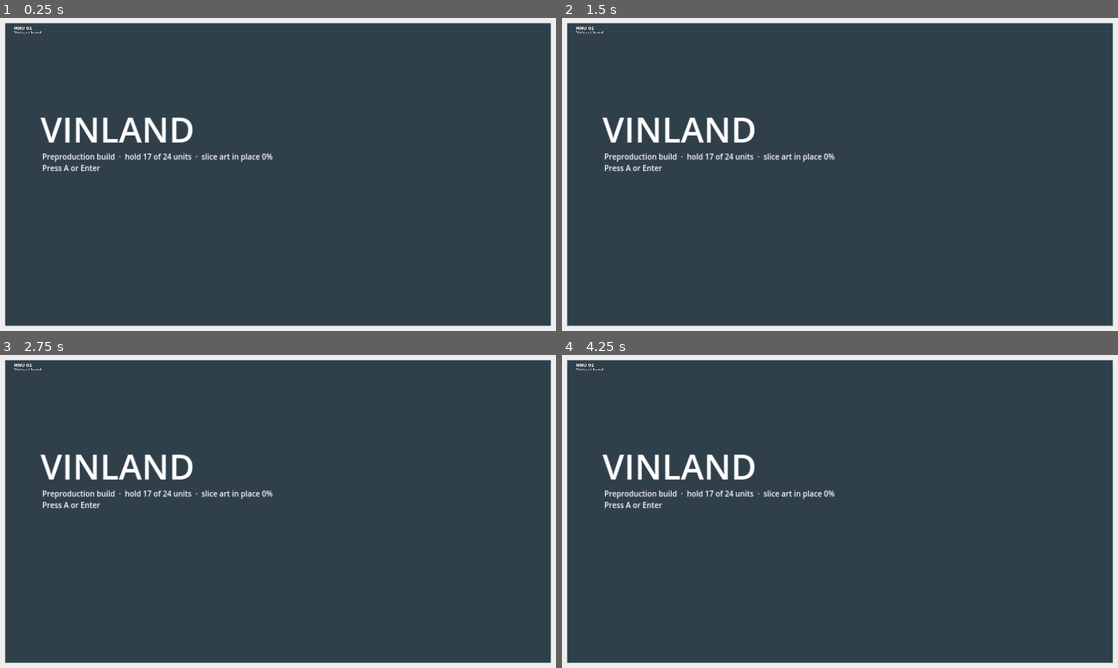
Above: before the commit, frames 1-4 (two rows, left to right).
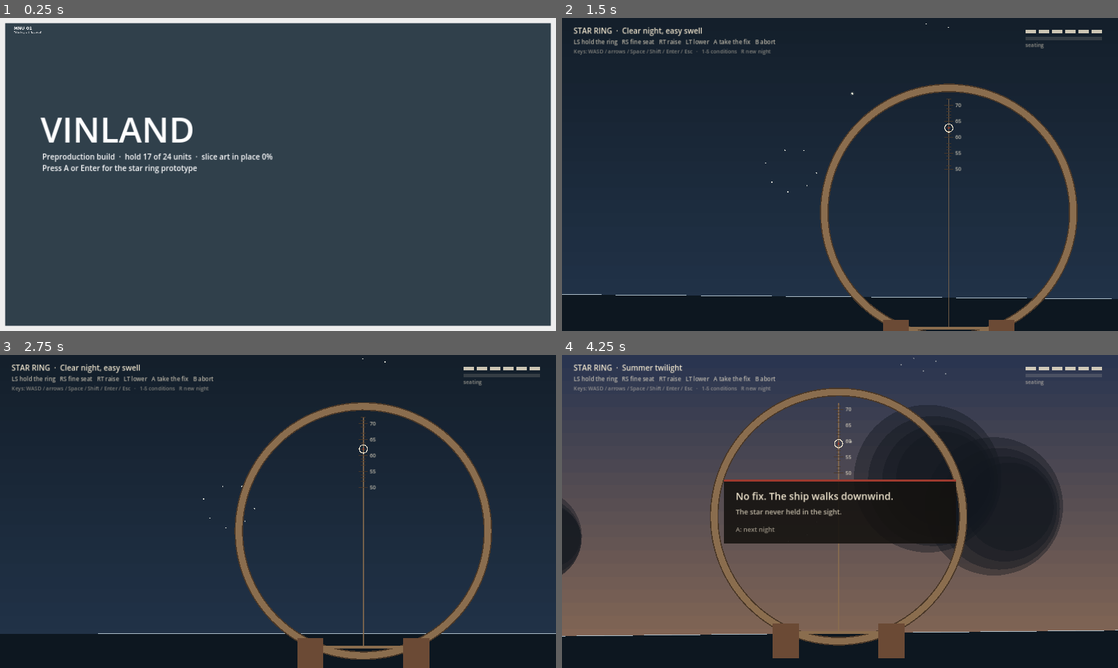
Above: after the commit, the same moments.

Repository: nickdoneysr/Vinland
Game: Godot game, scene res://scenes/boot.tscn
Same seed, same stepped clock (60 frames per second), same inputs: the game is played once before the commit and once after it.
Inputs (mouse positions are in pixels of both pictures, inside the frame that each line leads up to):
- Up to frame 1 (0.25 s): no input
- Up to frame 2 (1.5 s): tap A (ls_left) at 0.5, 1.25 s; move the mouse to (962, 158) at 0.52 s; hold D (ls_right) 0.53-1.28 s; hold Enter (commit) 0.53-1.28 s; click (962, 158) at 0.67 s; tap Shift (lt) at 0.8, 1.35 s; move the mouse to (728, 190) at 1.27 s; hold S (ls_down) from 1.28 s (still down)
- Up to frame 3 (2.75 s): tap Space (rt) at 1.55 s; tap A (ls_left) at 2 s; move the mouse to (333, 442) at 2.02 s; release S (ls_down) at 2.03 s; hold D (ls_right) from 2.03 s (still down); hold Space (rt) from 2.03 s (still down); tap 1 at 2.3 s
- Up to frame 4 (4.25 s): tap A (ls_left) at 2.75, 3.5 s; move the mouse to (812, 574) at 2.77 s; release D (ls_right) at 2.78 s; release Space (rt) at 2.78 s; hold W (ls_up) 2.78-3.53 s; tap 1 at 2.85 s; click (812, 574) at 2.92 s; tap 2 at 3.05, 3.6 s; move the mouse to (1006, 558) at 3.52 s; hold A (ls_left) from 3.53 s (still down); tap 3 at 3.8 s; tap Escape (drop) at 4.15 s

The runs differ from the first frame. In frame 1, 0.2% of the frame differs, in the area x 18-36%, y 46-50%; in frame 2, 55%; in frame 3, 55%; in frame 4, 73%, in the area x 0-100%, y 0-100%.

Commit message:
Star ring prototype (F03): fix rules, procedural scene, haptics with visual twin, run log, bot tests, Windows and Web export presets
Co-Authored-By: Claude Opus 5.5 <noreply@anthropic.com>
Claude-Session: https://claude.ai/code/session_018inbrQHz2eFfbj9ny1keZA

Diff:
--- a/data/knobs.json
+++ b/data/knobs.json
@@ -4,7 +4,7 @@
  "plan_date": "2026-10-09",
  "production_start": "2026-11-02",
  "target_platform": "PC, gamepad-first",
- "engine_assumption": "Godot 4 or Unity",
+ "engine_assumption": "Godot 4.3, 2D painted",
  "build_scope": "Single-player, 6 to 8 hours",
  "currency": "USD",
  "preproduction": 8,
--- /dev/null
+++ b/scenes/star_ring.tscn
@@ -0,0 +1,6 @@
+[gd_scene load_steps=2 format=3]
+
+[ext_resource type="Script" path="res://scripts/minigames/star_ring.gd" id="1"]
+
+[node name="StarRing" type="Node2D"]
+script = ExtResource("1")
--- a/scripts/boot.gd
+++ b/scripts/boot.gd
@@ -17,11 +17,15 @@
 	var info := Label.new()
 	info.add_theme_font_size_override("font_size", 26)
 	info.position = Vector2(146, 460)
-	info.text = "Preproduction build  ·  hold %s of %s units  ·  slice art in place %d%%\nPress A or Enter" % [
+	info.text = "Preproduction build  ·  hold %s of %s units  ·  slice art in place %d%%\nPress A or Enter for the star ring prototype" % [
 		Game.hold_load(), Game.hold_capacity(), int(Art.coverage("Vertical slice") * 100)]
 	add_child(info)
 	if "--smoke" in OS.get_cmdline_user_args():
 		_smoke()
+
+func _unhandled_input(e: InputEvent) -> void:
+	if e.is_action_pressed("commit"):
+		get_tree().change_scene_to_file("res://scenes/star_ring.tscn")
 
 func _smoke() -> void:
 	var ok := true
--- /dev/null
+++ b/scripts/minigames/star_ring.gd
@@ -0,0 +1,292 @@
+extends Node2D
+## MG1 Star ring (Backlog F03, F38). Gamepad grammar:
+##   LS hold the ring against the ship's motion   RS fine-seat the Pole Star
+##   RT raise the sight   LT lower the sight   A take the fix   B abort (partial at best)
+## Debug keys: 1 clear, 2 clouded, 3 twilight, 4 fog, 5 storm swell, R new night.
+## Draws procedurally until real art (SKY-07, NAV-01 ...) is saved at its listed path.
+
+signal finished(result: Dictionary)
+
+const K := 11.0                       # screen pixels per degree of altitude
+const HORIZON_Y := 960.0
+const CENTER := Vector2(960, 540)
+const RING_R := 430.0
+const BAR_OFFSET := 400.0             # bar sits this far below the ring centre
+const WATCH_SECONDS := 75.0
+
+const PRESETS := {
+	"clear":    {"sea": 0.25, "cloud": 0.0,  "fog": false, "twilight": false, "label": "Clear night, easy swell"},
+	"clouded":  {"sea": 0.35, "cloud": 0.75, "fog": false, "twilight": false, "label": "Clouded night"},
+	"twilight": {"sea": 0.30, "cloud": 0.2,  "fog": false, "twilight": true,  "label": "Summer twilight"},
+	"fog":      {"sea": 0.30, "cloud": 0.3,  "fog": true,  "twilight": false, "label": "Fog, false horizon"},
+	"storm":    {"sea": 0.9,  "cloud": 0.45, "fog": false, "twilight": false, "label": "Heavy swell"},
+}
+
+var cond: Dictionary = PRESETS["clear"]
+var preset_name := "clear"
+var rule := RingFix.new()
+var t := 0.0
+var watch_left := WATCH_SECONDS
+var ring_base := Vector2(960, HORIZON_Y - BAR_OFFSET)
+var ring := ring_base
+var reading := 55.0
+var false_offset := 0.0
+var clouds: Array = []
+var guide: Array = []
+var quality := 0.0
+var outcome: Dictionary = {}
+var _noise := FastNoiseLite.new()
+var _pulse_cd := 0.0
+var _rng := RandomNumberGenerator.new()
+var _font: Font
+var autopilot := false          # test bot: steers like a skilled player (tests only)
+var autopilot_level_bias := 0.0  # degrees the bot mislevels by, to test grading
+
+func _ready() -> void:
+	_font = ThemeDB.fallback_font
+	_noise.noise_type = FastNoiseLite.TYPE_SIMPLEX_SMOOTH
+	_noise.frequency = 0.35
+	new_night(preset_name)
+
+func new_night(name: String) -> void:
+	preset_name = name
+	cond = PRESETS[name]
+	_rng.randomize()
+	_noise.seed = _rng.randi()
+	rule.reset(_rng.randf_range(58.5, 64.5))
+	t = 0.0
+	watch_left = WATCH_SECONDS
+	ring_base = Vector2(960 + _rng.randf_range(-120, 120), HORIZON_Y - BAR_OFFSET + _rng.randf_range(-60, 60))
+	reading = _rng.randf_range(54.0, 68.0)
+	false_offset = (_rng.randf_range(1.5, 3.0) * (1 if _rng.randf() < 0.5 else -1)) if cond.fog else 0.0
+	outcome = {}
+	clouds.clear()
+	var n := int(cond.cloud * 16)
+	for i in n:
+		clouds.append({"p": Vector2(_rng.randf_range(-300, 2200), _rng.randf_range(-100, 760)),
+			"r": _rng.randf_range(110, 260), "v": _rng.randf_range(18, 45)})
+	guide.clear()
+	# Guide marks around the Pole Star (deg offsets): the Plough's pointers and Cassiopeia.
+	for o in [Vector2(-11, 25), Vector2(-14, 29), Vector2(-20, 31), Vector2(-25, 28), Vector2(-27, 22), Vector2(-21, 18), Vector2(-15, 18),
+			Vector2(16, -24), Vector2(20, -26), Vector2(23, -22), Vector2(27, -25), Vector2(30, -21)]:
+		guide.append(o)
+
+# ---------------------------------------------------------------- motion
+func pitch_deg() -> float:
+	return (_noise.get_noise_1d(t * 0.6) * 1.6 + sin(t * 0.9) * 0.6) * cond.sea
+
+func roll_rad() -> float:
+	return deg_to_rad((_noise.get_noise_1d(t * 0.5 + 200.0) * 5.0 + sin(t * 0.7) * 2.0) * cond.sea)
+
+## World (horizon frame) to screen: the ship rolls and pitches the whole sky.
+func to_screen(p: Vector2) -> Vector2:
+	var q := (p - CENTER).rotated(roll_rad()) + CENTER
+	return q + Vector2(0, pitch_deg() * K)
+
+func horizon_y_at(x: float) -> float:
+	var a := to_screen(Vector2(x, HORIZON_Y))
+	var b := to_screen(Vector2(x + 1, HORIZON_Y))
+	# y on the rotated horizon line at screen x
+	var slope := (b.y - a.y) / maxf(0.0001, b.x - a.x)
+	return a.y + slope * (x - a.x)
+
+func star_world() -> Vector2:
+	return Vector2(960 + 40, HORIZON_Y - rule.true_lat * K)
+
+func sway() -> Vector2:
+	var s: float = (5.4 * cond.sea + 0.5) * K   # hand and ship motion, in degrees of sky
+	return Vector2(_noise.get_noise_1d(t * 1.3 + 50.0), _noise.get_noise_1d(t * 1.1 + 90.0)) * s
+
+# ---------------------------------------------------------------- loop
+func _process(delta: float) -> void:
+	t += delta
+	for c in clouds:
+		c.p.x += c.v * delta
+		if c.p.x - c.r > 2200:
+			c.p.x = -300 - c.r
+	if outcome.is_empty():
+		_play(delta)
+	queue_redraw()
+
+func _play(delta: float) -> void:
+	watch_left -= delta
+	var ls: Vector2 = Controls.left_stick()
+	var rs: Vector2 = Controls.right_stick()
+	var trig := Input.get_action_strength("rt") - Input.get_action_strength("lt")
+	if autopilot:
+		var bot := _bot_inputs()
+		ls = bot[0]; rs = bot[1]; trig = bot[2]
+	ring_base += ls * 520.0 * delta + Vector2(rs.x * 70.0, 0) * delta
+	ring_base = ring_base.clamp(Vector2(400, 300), Vector2(1520, 900))
+	ring = ring_base + sway()
+	reading += trig * 7.0 * delta
+	reading -= rs.y * 1.2 * delta
+	reading = clampf(reading, 50.0, 72.0)
+	var bar_y := ring.y + BAR_OFFSET
+	var sight := Vector2(ring.x, bar_y - reading * K)
+	var star := to_screen(star_world())
+	var visible := _star_visible(star)
+	var aim_err := sight.distance_to(star) / K
+	var level_err := (horizon_y_at(ring.x) - bar_y) / K
+	quality = rule.step(delta, reading, level_err, aim_err, visible)
+	_haptics(delta)
+	if Input.is_action_just_pressed("commit"):
+		_finish(rule.commit())
+	elif Input.is_action_just_pressed("drop"):
+		_finish(rule.abort())
+	elif watch_left <= 0.0:
+		_finish(rule.commit() if rule.seat_held >= RingFix.SEAT_TIME else rule.abort())
+
+## Test bot: levels the bar on the true horizon (plus a bias) and walks the sight onto the star,
+## with stick values limited to -1..1 like a real pad.
+func _bot_inputs() -> Array:
+	var star := to_screen(star_world())
+	var want_bar := horizon_y_at(ring.x) - autopilot_level_bias * K
+	var bar_y := ring.y + BAR_OFFSET
+	var ls := Vector2(clampf((star.x - ring.x) / 120.0, -1, 1), clampf((want_bar - bar_y) / 60.0, -1, 1))
+	var want_reading := (bar_y - star.y) / K
+	var d := want_reading - reading
+	var trig := clampf(d * 0.8, -1, 1)
+	var rs := Vector2(0, clampf(-d * 2.0, -1, 1)) if absf(d) < 0.6 else Vector2.ZERO
+	return [ls, rs, trig]
+
+func _star_visible(star: Vector2) -> bool:
+	for c in clouds:
+		if star.distance_to(c.p) < c.r * 0.82:
+			return false
+	return true
+
+func _haptics(delta: float) -> void:
+	_pulse_cd -= delta
+	if quality > 0.05 and _pulse_cd <= 0.0:
+		Controls.pulse(0.15 + quality * 0.25, quality * quality * 0.7, 0.06)
+		_pulse_cd = lerpf(0.5, 0.12, quality)   # pulse sharpens as the star seats
+
+func _finish(r: Dictionary) -> void:
+	r.preset = preset_name
+	r.time = WATCH_SECONDS - watch_left
+	r.seat_held = rule.seat_held
+	outcome = r
+	_log(r)
+	finished.emit(r)
+
+func _log(r: Dictionary) -> void:
+	DirAccess.make_dir_recursive_absolute("user://runlog")
+	var path := "user://runlog/star_ring.csv"
+	var fresh := not FileAccess.file_exists(path)
+	var f := FileAccess.open(path, FileAccess.READ_WRITE if not fresh else FileAccess.WRITE)
+	if f == null:
+		return
+	f.seek_end()
+	if fresh:
+		f.store_line("time_utc,preset,sea,cloud,fog,twilight,true_lat,estimate,error,result,seconds,seat_held")
+	f.store_line("%s,%s,%.2f,%.2f,%s,%s,%.2f,%.2f,%.2f,%s,%.1f,%.2f" % [Time.get_datetime_string_from_system(true), r.preset,
+		cond.sea, cond.cloud, cond.fog, cond.twilight, r.true_lat, r.estimate, r.error, RingFix.result_name(r.result), r.time, r.seat_held])
+
+func _unhandled_input(e: InputEvent) -> void:
+	if e is InputEventKey and e.pressed and not e.echo:
+		var map := {KEY_1: "clear", KEY_2: "clouded", KEY_3: "twilight", KEY_4: "fog", KEY_5: "storm"}
+		if map.has(e.physical_keycode):
+			new_night(map[e.physical_keycode])
+		elif e.physical_keycode == KEY_R:
+			new_night(preset_name)
+	if not outcome.is_empty() and e.is_action_pressed("commit"):
+		var names := PRESETS.keys()
+		new_night(names[(names.find(preset_name) + 1) % names.size()])
+
+# ---------------------------------------------------------------- drawing
+func _draw() -> void:
+	_draw_sky()
+	_draw_ring()
+	_draw_hud()
+
+func _draw_sky() -> void:
+	var tw: bool = cond.twilight
+	var top := Color("141f2b") if not tw else Color("2a3550")
+	var low := Color("22344a") if not tw else Color("8a6a55")
+	for i in 24:
+		var y0 := i * 45.0
+		draw_rect(Rect2(0, y0, 1920, 46), top.lerp(low, float(i) / 23.0))
+	# horizon and sea, rotated with the roll
+	var a := to_screen(Vector2(-600, HORIZON_Y))
+	var b := to_screen(Vector2(2520, HORIZON_Y))
+	var sea := PackedVector2Array([a, b, to_screen(Vector2(2520, 2200)), to_screen(Vector2(-600, 2200))])
+	draw_colored_polygon(sea, Color("0d1720"))
+	var true_alpha := 0.18 if cond.fog else 0.9
+	draw_line(a, b, Color(0.75, 0.82, 0.86, true_alpha), 2.0)
+	if cond.fog:
+		var fa := to_screen(Vector2(-600, HORIZON_Y - false_offset * K))
+		var fb := to_screen(Vector2(2520, HORIZON_Y - false_offset * K))
+		for w in [28.0, 14.0, 4.0]:
+			draw_line(fa, fb, Color(0.86, 0.89, 0.89, 0.10 if w > 5 else 0.55), w)
+	# stars
+	var sa := 0.45 if tw else 1.0
+	for o in guide:
+		var g := to_screen(star_world() + o * K)
+		draw_circle(g, 2.2, Color(1, 1, 0.95, sa * 0.8))
+	var s := to_screen(star_world())
+	var tw_flicker := 0.85 + 0.15 * sin(t * 7.0)
+	draw_circle(s, 7.0, Color(1, 1, 0.9, 0.12 * sa))
+	draw_circle(s, 3.4, Color(1, 1, 0.92, sa * tw_flicker))
+	# clouds and fog
+	for c in clouds:
+		for k in 4:
+			draw_circle(c.p + Vector2(k * 18 - 27, sin(k) * 10), c.r * (1.0 - k * 0.12), Color(0.07, 0.09, 0.12, 0.42))
+	if cond.fog:
+		draw_rect(Rect2(0, 0, 1920, 1080), Color(0.75, 0.78, 0.8, 0.16))
+
+func _draw_ring() -> void:
+	var wood := Color("8a6d4e")
+	var dark := Color("4a3828")
+	var gold := Color("c9a55a")
+	# rim glow is the visual twin of the haptic pulse
+	if quality > 0.0:
+		draw_arc(ring, RING_R + 10, 0, TAU, 96, Color(gold, quality * 0.8), 6.0 + quality * 10.0)
+	draw_arc(ring, RING_R, 0, TAU, 128, dark, 30.0)
+	draw_arc(ring, RING_R, 0, TAU, 128, wood, 22.0)
+	var bar_y := ring.y + BAR_OFFSET
+	var half := sqrt(RING_R * RING_R - BAR_OFFSET * BAR_OFFSET)
+	draw_line(Vector2(ring.x - half, bar_y), Vector2(ring.x + half, bar_y), wood, 10.0)
+	# index arm with carved degree notches
+	var top_y := bar_y - 72.0 * K
+	draw_line(Vector2(ring.x, bar_y), Vector2(ring.x, maxf(top_y, ring.y - RING_R)), Color(wood, 0.8), 4.0)
+	for d in range(50, 73):
+		var y := bar_y - d * K
+		if y < ring.y - RING_R:
+			continue
+		var len := 16.0 if d % 5 == 0 else 8.0
+		draw_line(Vector2(ring.x - len, y), Vector2(ring.x + len, y), Color(dark, 0.9), 2.0)
+		if d % 5 == 0:
+			draw_string(_font, Vector2(ring.x + 22, y + 6), str(d), HORIZONTAL_ALIGNMENT_LEFT, -1, 18, Color(0.93, 0.89, 0.8, 0.8))
+	var sight := Vector2(ring.x, bar_y - reading * K)
+	draw_arc(sight, 14, 0, TAU, 32, Color("ede3cc"), 3.0)
+	draw_circle(sight, 3.0, Color("9e3a2e"))
+	# hands
+	draw_rect(Rect2(ring.x - half - 70, bar_y - 30, 90, 120), Color("6b4a35"))
+	draw_rect(Rect2(ring.x + half - 20, bar_y - 30, 90, 120), Color("6b4a35"))
+
+func _draw_hud() -> void:
+	var ink := Color("ede3cc")
+	draw_string(_font, Vector2(40, 54), "STAR RING  ·  %s" % cond.label, HORIZONTAL_ALIGNMENT_LEFT, -1, 26, ink)
+	draw_string(_font, Vector2(40, 90), "LS hold the ring   RS fine seat   RT raise   LT lower   A take the fix   B abort",
+		HORIZONTAL_ALIGNMENT_LEFT, -1, 20, Color(ink, 0.75))
+	draw_string(_font, Vector2(40, 122), "Keys: WASD / arrows / Space / Shift / Enter / Esc   ·   1-5 conditions   R new night",
+		HORIZONTAL_ALIGNMENT_LEFT, -1, 18, Color(ink, 0.5))
+	# the watch burning down: six notches
+	for i in 6:
+		var lit := watch_left > (5 - i) * WATCH_SECONDS / 6.0
+		draw_rect(Rect2(1600 + i * 46, 40, 36, 14), Color(ink, 0.85 if lit else 0.15))
+	var seat := clampf(rule.seat_held / RingFix.SEAT_TIME, 0, 1)
+	draw_rect(Rect2(1600, 66, 266, 10), Color(ink, 0.15))
+	draw_rect(Rect2(1600, 66, 266 * seat, 10), Color("c9a55a"))
+	draw_string(_font, Vector2(1600, 100), "seat held" if seat >= 1.0 else "seating", HORIZONTAL_ALIGNMENT_LEFT, -1, 18, Color(ink, 0.6))
+	if not outcome.is_empty():
+		var r: int = outcome.result
+		var line: String = ["No fix. The ship walks downwind.", "Partial fix. Drift halved.", "Clean fix. Drift refunded."][r]
+		var col: Color = [Color("9e3a2e"), Color("c9a55a"), Color("6e8a4e")][r]
+		draw_rect(Rect2(560, 430, 800, 220), Color(0.08, 0.07, 0.06, 0.88))
+		draw_rect(Rect2(560, 430, 800, 8), col)
+		draw_string(_font, Vector2(600, 500), line, HORIZONTAL_ALIGNMENT_LEFT, -1, 34, ink)
+		var detail := "Latitude by the ring: %.1f°   ·   true: %.1f°" % [outcome.estimate, outcome.true_lat] if not is_nan(outcome.estimate) else "The star never held in the sight."
+		draw_string(_font, Vector2(600, 550), detail, HORIZONTAL_ALIGNMENT_LEFT, -1, 24, Color(ink, 0.8))
+		draw_string(_font, Vector2(600, 610), "A: next night", HORIZONTAL_ALIGNMENT_LEFT, -1, 22, Color(ink, 0.6))
--- /dev/null
+++ b/scripts/sim/ring_fix.gd
@@ -0,0 +1,91 @@
+class_name RingFix
+extends RefCounted
+## Pure rules for the star ring fix (MiniGames MG1, Systems "Drift"). No drawing, no input.
+## Angles are degrees. The sight reads the Pole Star's altitude above the horizon the player
+## levelled on; that altitude is the latitude estimate.
+
+enum Result { NONE, PARTIAL, CLEAN }
+
+const CLEAN_ERR := 0.5      # degrees of latitude
+const PARTIAL_ERR := 1.5
+const SEAT_TIME := 1.2      # seconds the star must stay seated before a commit counts
+const SEAT_RADIUS := 0.6    # degrees between the sight and the star that count as seated
+
+var true_lat := 61.0
+var seat_held := 0.0
+var samples: Array[float] = []   # latitude readings while seated
+
+func reset(lat: float) -> void:
+	true_lat = lat
+	seat_held = 0.0
+	samples.clear()
+
+## Call every frame. reading = sight altitude (deg) above the bar the player levelled.
+## level_err = bar height above the TRUE horizon (deg); kept for telemetry only.
+## aim_err = angular distance from the sight to the star (deg). visible = star not behind cloud.
+func step(delta: float, reading: float, level_err: float, aim_err: float, visible: bool) -> float:
+	var seated := visible and aim_err <= SEAT_RADIUS
+	if seated:
+		seat_held += delta
+		# The instrument reports the reading. A mislevelled bar is already in it: levelling
+		# above the true horizon makes the seated reading smaller, below makes it larger.
+		samples.append(reading)
+		if samples.size() > 240:
+			samples.pop_front()
+	else:
+		seat_held = maxf(0.0, seat_held - delta * 2.0)
+	return seat_quality(aim_err, visible)
+
+## 0..1, drives the rim glow and the haptic pulse (they must always agree).
+func seat_quality(aim_err: float, visible: bool) -> float:
+	if not visible:
+		return 0.0
+	return clampf(1.0 - aim_err / (SEAT_RADIUS * 3.0), 0.0, 1.0)
+
+func estimate() -> float:
+	if samples.is_empty():
+		return NAN
+	var s := 0.0
+	for v in samples:
+		s += v
+	return s / samples.size()
+
+## A: commit. Needs a held seat.
+func commit() -> Dictionary:
+	if seat_held < SEAT_TIME or samples.is_empty():
+		return _out(Result.NONE)
+	return _grade()
+
+## B: abort. Keeps what was seen, never better than partial.
+func abort() -> Dictionary:
+	if samples.size() < 20:
+		return _out(Result.NONE)
+	var g := _grade()
+	if g.result == Result.CLEAN:
+		g.result = Result.PARTIAL
+	return g
+
+func _grade() -> Dictionary:
+	var err := absf(estimate() - true_lat)
+	var r := Result.NONE
+	if err <= CLEAN_ERR:
+		r = Result.CLEAN
+	elif err <= PARTIAL_ERR:
+		r = Result.PARTIAL
+	var o := _out(r)
+	o.error = err
+	o.estimate = estimate()
+	return o
+
+func _out(r: int) -> Dictionary:
+	return {"result": r, "error": NAN, "estimate": NAN, "true_lat": true_lat}
+
+## Systems "Drift": no fix walks downwind, partial halves it, clean refunds it.
+static func drift_multiplier(r: int) -> float:
+	match r:
+		Result.CLEAN: return 0.0
+		Result.PARTIAL: return 0.5
+		_: return 1.0
+
+static func result_name(r: int) -> String:
+	return ["No fix", "Partial fix", "Clean fix"][r]
--- /dev/null
+++ b/tests/shot.gd
@@ -0,0 +1,20 @@
+extends Node
+## Screenshot helper. Example:
+## xvfb-run godot --path . res://tests/shot.tscn -- --scene=res://scenes/star_ring.tscn --preset=fog --frames=90 --out=/tmp/ring.png [--bot]
+
+func _ready() -> void:
+	var a := {}
+	for s in OS.get_cmdline_user_args():
+		var kv := s.trim_prefix("--").split("=", true, 1)
+		a[kv[0]] = kv[1] if kv.size() > 1 else "1"
+	var n = load(a.get("scene", "res://scenes/boot.tscn")).instantiate()
+	add_child(n)
+	if a.has("preset") and n.has_method("new_night"):
+		n.new_night(a.preset)
+	if a.has("bot"):
+		n.autopilot = true
+	for i in int(a.get("frames", "60")):
+		await get_tree().process_frame
+	await RenderingServer.frame_post_draw
+	get_viewport().get_texture().get_image().save_png(a.get("out", "/tmp/shot.png"))
+	get_tree().quit()
--- /dev/null
+++ b/tests/shot.tscn
@@ -0,0 +1,6 @@
+[gd_scene load_steps=2 format=3]
+
+[ext_resource type="Script" path="res://tests/shot.gd" id="1"]
+
+[node name="Shot" type="Node"]
+script = ExtResource("1")
--- /dev/null
+++ b/tests/test_runner.gd
@@ -0,0 +1,67 @@
+extends Node
+## Headless tests. Run: godot --headless --path . res://tests/test_runner.tscn
+## Prints one line per check and exits non-zero on any failure.
+
+var fails := 0
+
+func check(name: String, ok: bool, info := "") -> void:
+	print(("PASS  " if ok else "FAIL  ") + name + ("  " + info if info != "" else ""))
+	if not ok:
+		fails += 1
+
+func _ready() -> void:
+	_rules()
+	await _bot_nights()
+	print("RESULT %s (%d failures)" % ["PASS" if fails == 0 else "FAIL", fails])
+	get_tree().quit(1 if fails else 0)
+
+func _feed(r: RingFix, reading: float, seconds: float) -> void:
+	var dt := 1.0 / 60.0
+	for i in int(seconds / dt):
+		r.step(dt, reading, 0.0, 0.1, true)
+
+func _rules() -> void:
+	var r := RingFix.new()
+	r.reset(61.0); _feed(r, 61.2, 2.0)
+	check("ring: reading within 0.5 deg is clean", r.commit().result == RingFix.Result.CLEAN)
+	r.reset(61.0); _feed(r, 62.0, 2.0)
+	check("ring: 1 deg off is partial", r.commit().result == RingFix.Result.PARTIAL)
+	r.reset(61.0); _feed(r, 63.0, 2.0)
+	check("ring: 2 deg off is no fix", r.commit().result == RingFix.Result.NONE)
+	r.reset(61.0); _feed(r, 61.0, 0.5)
+	check("ring: commit before the seat holds is no fix", r.commit().result == RingFix.Result.NONE)
+	r.reset(61.0); _feed(r, 61.0, 2.0)
+	check("ring: abort caps a clean reading at partial", r.abort().result == RingFix.Result.PARTIAL)
+	r.reset(61.0)
+	for i in 120: r.step(1.0 / 60.0, 61.0, 0.0, 0.1, false)
+	check("ring: a clouded star never seats", r.commit().result == RingFix.Result.NONE)
+	check("drift: clean refunds, partial halves, none walks",
+		RingFix.drift_multiplier(2) == 0.0 and RingFix.drift_multiplier(1) == 0.5 and RingFix.drift_multiplier(0) == 1.0)
+
+## Plays nights with a bot to prove each condition is winnable and that mislevelling is punished.
+func _bot_nights() -> void:
+	var scene: PackedScene = load("res://scenes/star_ring.tscn")
+	for spec in [["clear", 0.0, RingFix.Result.CLEAN], ["storm", 0.0, -1], ["twilight", 0.0, RingFix.Result.CLEAN],
+			["clear", 1.0, RingFix.Result.PARTIAL], ["fog", 2.2, RingFix.Result.NONE]]:
+		var n = scene.instantiate()
+		add_child(n)
+		check("star ring scene loads", n.has_method("new_night"))
+		if not n.has_method("new_night"):
+			return
+		n.new_night(spec[0])
+		n.autopilot = true
+		n.autopilot_level_bias = spec[1]
+		var out := {}
+		n.finished.connect(func(r): out.merge(r))
+		var elapsed := 0.0
+		while out.is_empty() and elapsed < 75.0:
+			n._process(1.0 / 60.0)
+			elapsed += 1.0 / 60.0
+			if n.rule.seat_held >= RingFix.SEAT_TIME + 0.6 and out.is_empty():
+				n._finish(n.rule.commit())
+		var res: int = out.get("result", -9)
+		var ok: bool = res == spec[2] if spec[2] >= 0 else res >= RingFix.Result.PARTIAL
+		check("bot night: %s, mislevel %.1f deg -> %s" % [spec[0], spec[1], RingFix.result_name(res) if res >= 0 else "timeout"], ok,
+			"err=%.2f t=%.1fs" % [out.get("error", NAN), elapsed])
+		n.queue_free()
+		await get_tree().process_frame
--- /dev/null
+++ b/tests/test_runner.tscn
@@ -0,0 +1,6 @@
+[gd_scene load_steps=2 format=3]
+
+[ext_resource type="Script" path="res://tests/test_runner.gd" id="1"]
+
+[node name="Tests" type="Node"]
+script = ExtResource("1")
Not shown, added: export_presets.cfg
Not shown, changed: docs/Vinland_Game_Development_Plan.xlsx
